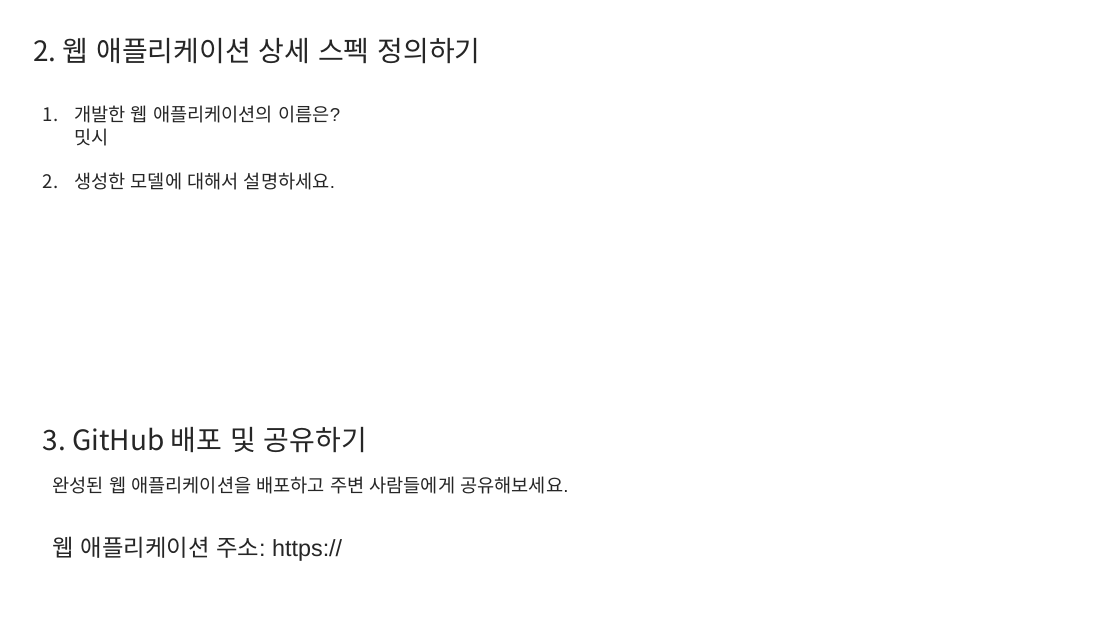
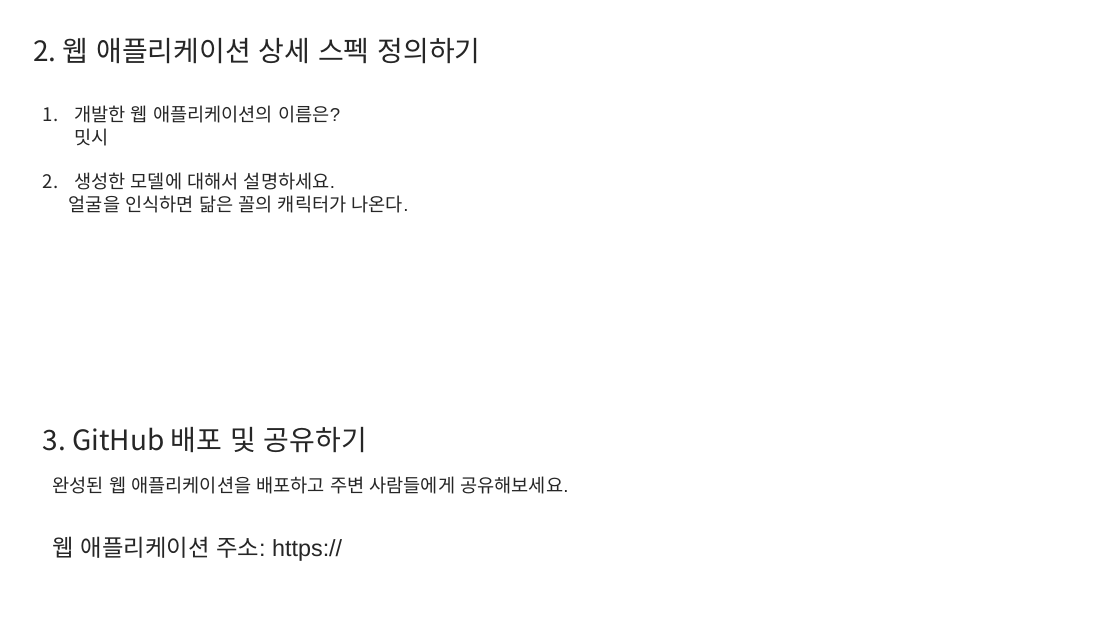
Before and after one commit to YANGGAIN/learn-teachable-machine, a slide deck: slide 3 of Report.pptx. Drawn at 1120x630 pixels with LibreOffice and Linux fonts; fonts in the diff are those of the drawing. Boxes give left, top, right and bottom in pixels: in the first picture for what was removed or moved away, otherwise in the second. Text is boxed around its words. In the diff, an @@ line names an element or a change of style, - is before the commit and + after.

```diff
--- a/Report.pptx
+++ b/Report.pptx
@@ text at <box>69,195,409,213</box>: paragraph added @@
+얼굴을 인식하면 닮은 꼴의 캐릭터가 나온다.
```
Also in this commit, not shown: 1 other slide changed.
